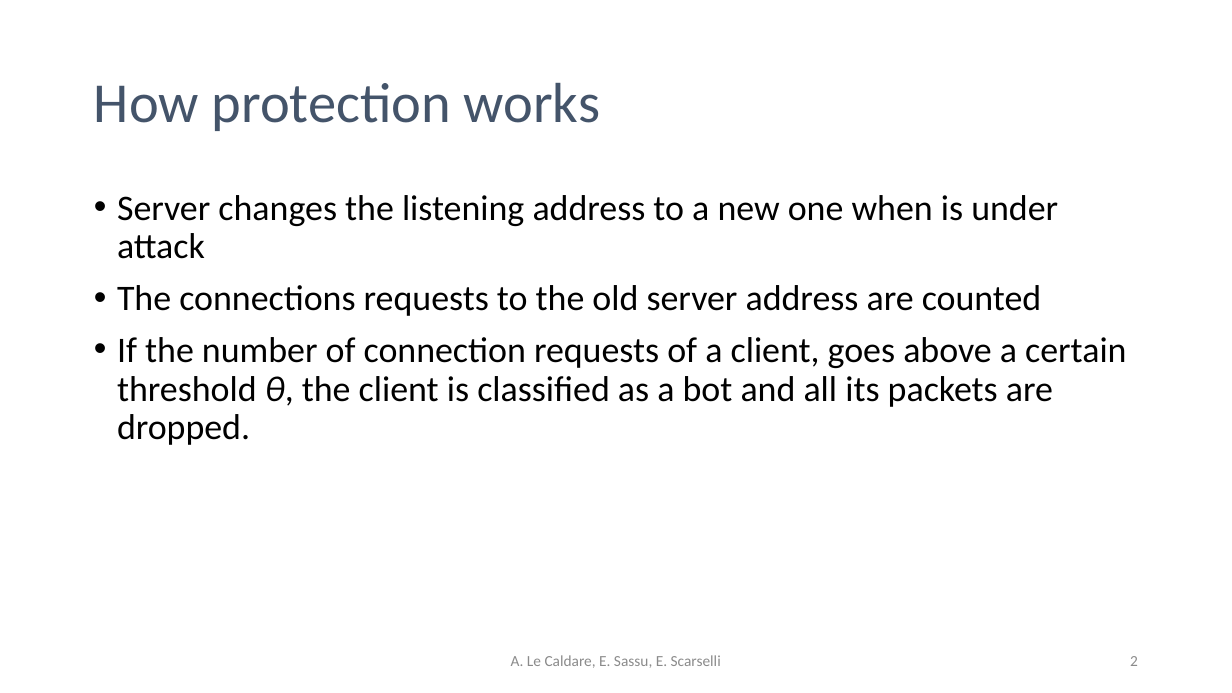
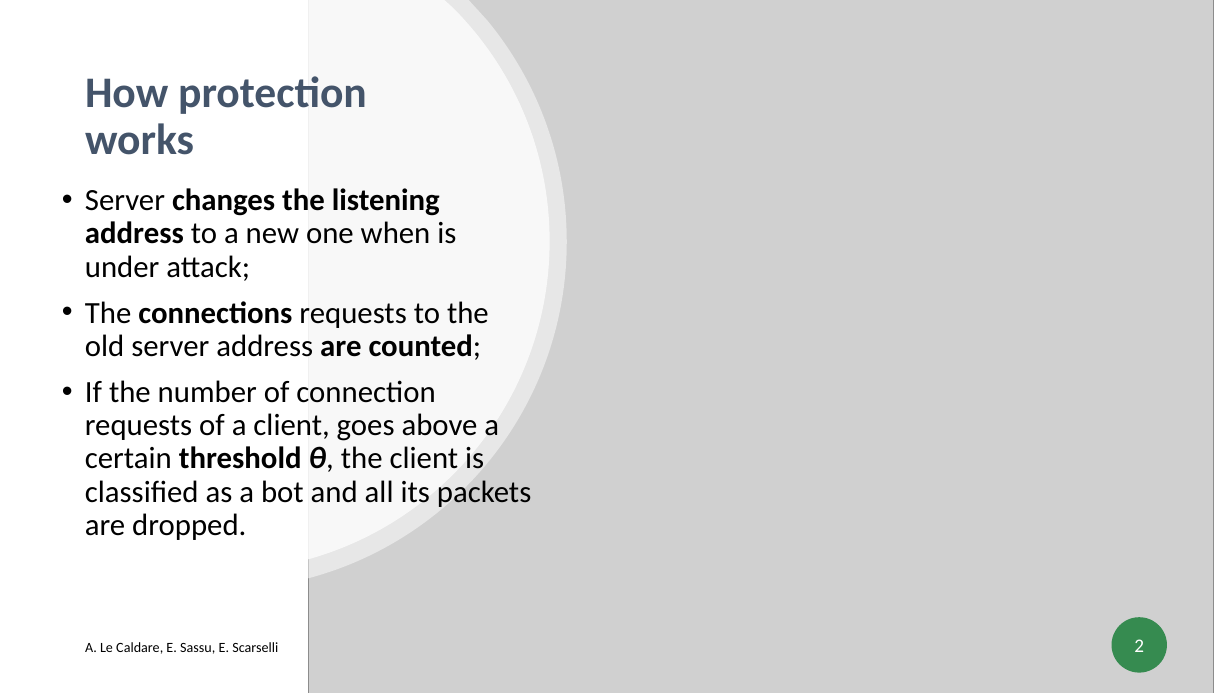
Before and after one commit to psoftware/ddosdefence-floodlight-controller, a slide deck: slide 2 of Docs/DDoSDefence.pptx. Drawn at 1232x693 pixels with LibreOffice and Linux fonts; fonts in the diff are those of the drawing; grey boxes stand for pictures. Boxes give left, top, right and bottom in pixels: in the first picture for what was removed or moved away, otherwise in the second. Text is boxed around its words. In the diff, an @@ line names an element or a change of style, - is before the commit and + after.

```diff
--- a/Docs/DDoSDefence.pptx
+++ b/Docs/DDoSDefence.pptx
@@ freeform shape added at box(0, 0, 567, 591), fill #FFFFFF at 50% opacity @@
@@ freeform shape added at box(0, 0, 550, 571), fill #FFFFFF at 75% opacity @@
@@ picture added at box(309, 0, 1214, 693) @@
@@ title "How protection works": place and size @@
-title "How protection works" at box(94, 83, 601, 131)
+title "How protection works" at box(85, 76, 367, 155)
@@ title "How protection works" at box(85, 76, 367, 155): size 44 to 34 pt, bold on @@
@@ text "Server changes the listening address ...": place and size @@
-text "Server changes the listening address ..." at box(117, 195, 1126, 445)
+text "Server changes the listening address ..." at box(85, 188, 531, 540)
@@ text at box(85, 188, 489, 360): text changed; size 28 to 24 pt @@
-• Server changes the listening address to a new one when is under attack
-• The connections requests to the old server address are counted
+• Server changes the listening address to a new one when is under attack;
+• The connections requests to the old server address are counted;
@@ text at box(85, 380, 531, 540): size 28 to 24 pt in "If the number of connection requests of ..."; bold on in "threshold θ," @@
@@ text "A. Le Caldare, E. Sassu, ...": place and size @@
-text "A. Le Caldare, E. Sassu, ..." at box(511, 655, 721, 668)
+text "A. Le Caldare, E. Sassu, ..." at box(85, 642, 278, 654)
@@ text "A. Le Caldare, E. Sassu, ..." at box(85, 642, 278, 654): size 12 to 11 pt, text colour #8C8C8C to #000000; alignment centre to left; more space between paragraphs @@
@@ page number: place and size @@
-page number at box(1130, 656, 1138, 666)
+page number at box(1112, 617, 1167, 673)
@@ page number at box(1112, 617, 1167, 673): size 12 to 15 pt, text colour #8C8C8C to #FFFFFF; alignment right to centre; more space between paragraphs; fill none to #368B50 @@
```
Also in this commit, not shown: 4 other slides changed, 4 slides added, 1 other file.
